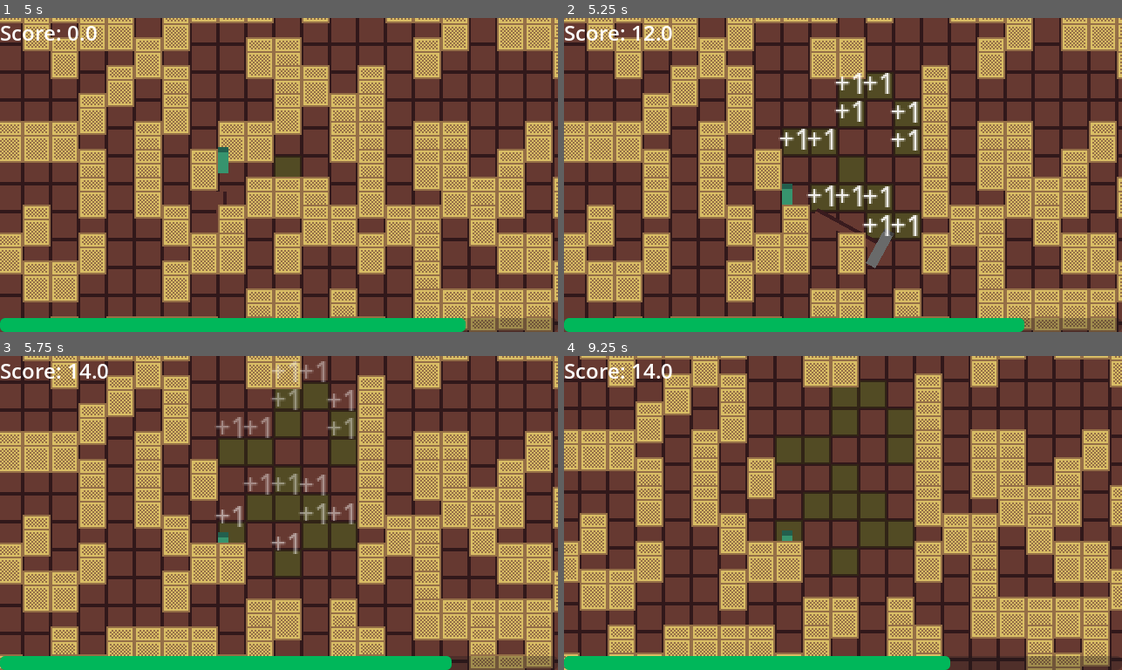
Above: before the commit, frames 1-4 (two rows, left to right).
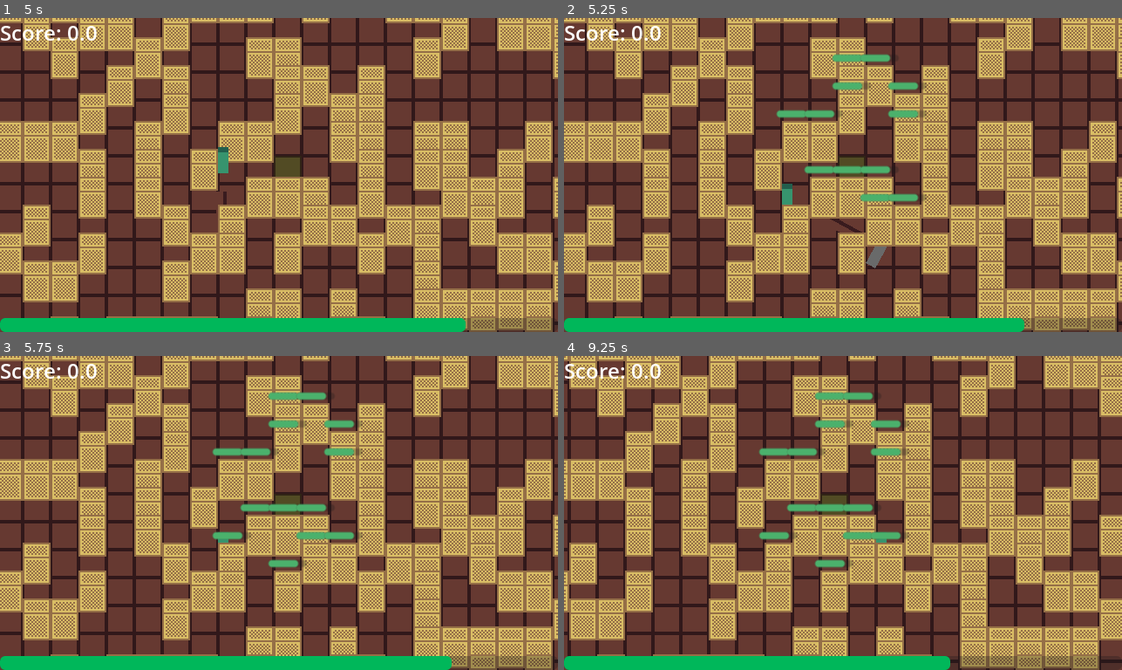
Above: after the commit, the same moments.

Repository: shuofsin/notsowingsimulator
Game: Godot game, scene res://Scenes/Worlds/test_world.tscn
The game is run twice, just before and just after one commit, with the same random seed, the same clock (stepped at 60 frames per second) and the same inputs.
Inputs (mouse positions are in pixels of both pictures, inside the frame that each line leads up to):
- Up to frame 1 (5 s): tap Enter at 0.5, 2.75 s; move the mouse to (401, 159) at 0.52 s; hold D (move_right) 0.53-1.28 s; tap 1 (1) at 0.6, 2.3, 2.85, 4.55 s; tap 2 (2) at 0.8, 1.35, 3.05, 3.6 s; move the mouse to (167, 190) at 1.27 s; hold S (move_down) 1.28-2.03 s; tap 3 (3) at 1.55, 2.1, 3.8, 4.35 s; tap Space at 2, 3.5 s; move the mouse to (334, 105) at 2.02 s; hold D (move_right) 2.03-2.78 s; move the mouse to (251, 237) at 2.77 s; hold W (move_up) 2.78-3.53 s; move the mouse to (446, 222) at 3.52 s; hold A (move_left) from 3.53 s (still down); move the mouse to (111, 127) at 4.27 s
- Up to frame 2 (5.25 s): tap Enter at 5 s; move the mouse to (870, 175) at 5.02 s; release A (move_left) at 5.03 s; hold S (move_down) from 5.03 s (still down); click (870, 175) at 5.1 s
- Up to frame 3 (5.75 s): keep holding S (move_down); tap 2 (2) at 5.3 s
- Up to frame 4 (9.25 s): move the mouse to (759, 434) at 5.77 s; release S (move_down) at 5.78 s; hold D (move_right) 5.78-6.53 s; tap 1 (1) at 5.85, 6.8, 8.1, 9.05 s; tap 3 (3) at 6.05, 7.35, 8.3 s; move the mouse to (965, 497) at 6.52 s; hold W (move_up) 6.53-7.28 s; tap 2 (2) at 6.6, 7.55, 8.85 s; move the mouse to (731, 528) at 7.27 s; hold D (move_right) 7.28-8.03 s; move the mouse to (898, 443) at 8.02 s; hold S (move_down) 8.03-8.78 s; tap Space at 8.75 s; move the mouse to (815, 575) at 8.77 s; hold A (move_left) from 8.78 s (still down)

Frame 1 is identical in both runs. In frame 2, 8.7% of the frame differs, in the area x 12-65%, y 2-73%; in frame 3, 51%; in frame 4, 67%, in the area x 0-100%, y 0-100%.

Commit message:
Added health

Diff:
--- a/Scenes/Environment/temp_block.tscn
+++ b/Scenes/Environment/temp_block.tscn
@@ -10,6 +10,13 @@
 
 [sub_resource type="RectangleShape2D" id="RectangleShape2D_k3m48"]
 size = Vector2(16, 24)
+
+[sub_resource type="StyleBoxFlat" id="StyleBoxFlat_k3m48"]
+bg_color = Color(0.29236755, 0.6950625, 0.4222486, 1)
+corner_radius_top_left = 6
+corner_radius_top_right = 6
+corner_radius_bottom_right = 6
+corner_radius_bottom_left = 6
 
 [node name="TempBlock" type="StaticBody2D"]
 z_as_relative = false
@@ -25,6 +32,7 @@
 
 [node name="HealthComponent" parent="." instance=ExtResource("4_xw7vn")]
 unique_name_in_owner = true
+MAX_HEALTH = 100
 
 [node name="HealthboxComponent" parent="." node_paths=PackedStringArray("health_component") instance=ExtResource("3_k3m48")]
 health_component = NodePath("../HealthComponent")
@@ -32,3 +40,20 @@
 [node name="CollisionShape2D" type="CollisionShape2D" parent="HealthboxComponent"]
 shape = SubResource("RectangleShape2D_k3m48")
 debug_color = Color(2.7434528e-06, 0.6426199, 0.31994095, 0.41960785)
+
+[node name="ProgressBar" type="ProgressBar" parent="."]
+unique_name_in_owner = true
+z_index = 2
+anchors_preset = 8
+anchor_left = 0.5
+anchor_top = 0.5
+anchor_right = 0.5
+anchor_bottom = 0.5
+offset_left = -11.0
+offset_top = -18.0
+offset_right = 11.0
+offset_bottom = -14.0
+grow_horizontal = 2
+grow_vertical = 2
+theme_override_styles/fill = SubResource("StyleBoxFlat_k3m48")
+show_percentage = false
--- a/Scenes/Player/player.tscn
+++ b/Scenes/Player/player.tscn
@@ -13,7 +13,7 @@
 
 [sub_resource type="Resource" id="Resource_htcer"]
 script = ExtResource("4_mtuoh")
-attack_damage = 1.0
+attack_damage = 25.0
 metadata/_custom_type_script = "uid://bpkeutr8qxy8f"
 
 [sub_resource type="CapsuleShape2D" id="CapsuleShape2D_mtuoh"]
--- a/Scripts/Environment/temp_block.gd
+++ b/Scripts/Environment/temp_block.gd
@@ -2,6 +2,7 @@
 
 @onready var points_scene: PackedScene = preload("res://Scenes/GUI/points.tscn")
 @onready var health_component: HealthComponent = %HealthComponent
+@onready var progress_bar: ProgressBar = %ProgressBar
 var cell_position: Vector2
 
 func _process(_delta: float) -> void:
@@ -12,3 +13,6 @@
 		Global.score += 1
 		Global.map.set_cell(cell_position, 0, Vector2i(2, 0), 0)
 		queue_free()
+
+	progress_bar.visible = (health_component.health != health_component.MAX_HEALTH)
+	progress_bar.value = (health_component.health / health_component.MAX_HEALTH * 100)
--- a/Scripts/Player/player.gd
+++ b/Scripts/Player/player.gd
@@ -61,7 +61,7 @@
 	is_swinging = true
 	var swing_tween = create_tween()
 	swing_tween.finished.connect(_stop_swinging)
-	sounds.play()
+	# sounds.play()
 	if swing_number % 3 == 0:
 		swing_tween.tween_property(hitbox_small, "rotation", hitbox_small.rotation + 2*PI, total_swing_time * 1.5)
 		return
--- a/default_bus_layout.tres
+++ b/default_bus_layout.tres
@@ -11,5 +11,5 @@
 bus/2/solo = false
 bus/2/mute = false
 bus/2/bypass_fx = false
-bus/2/volume_db = 0.0
+bus/2/volume_db = 0.0694828
 bus/2/send = &"Master"
Not shown: 1 places in Scenes/Environment/temp_block.tscn that only renumber resources
